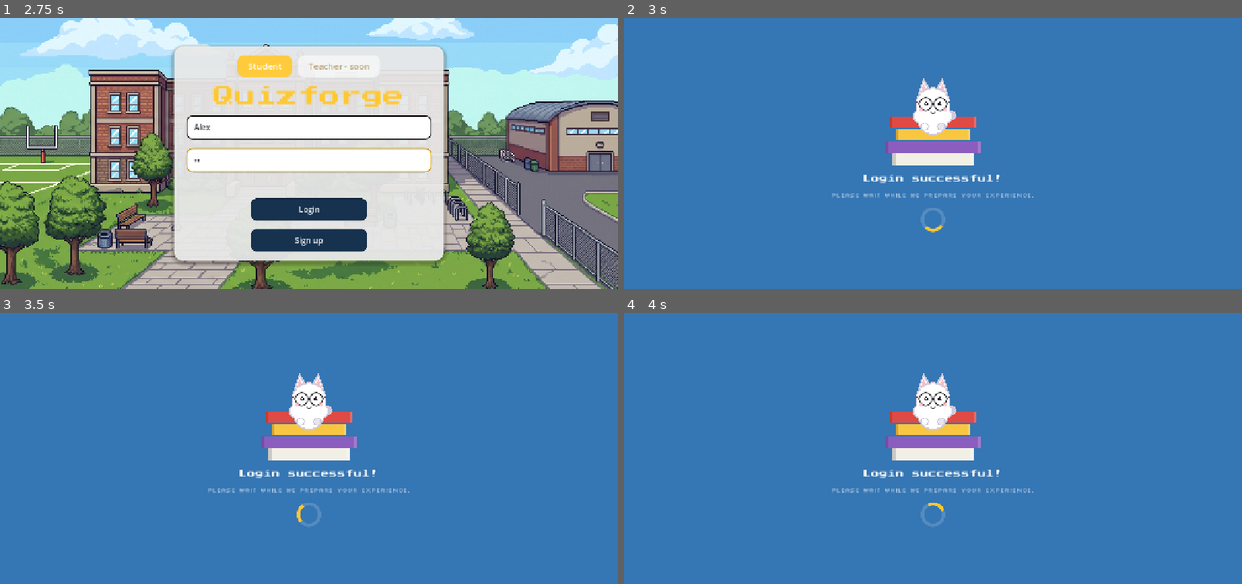
Above: before the commit, frames 1-4 (two rows, left to right).
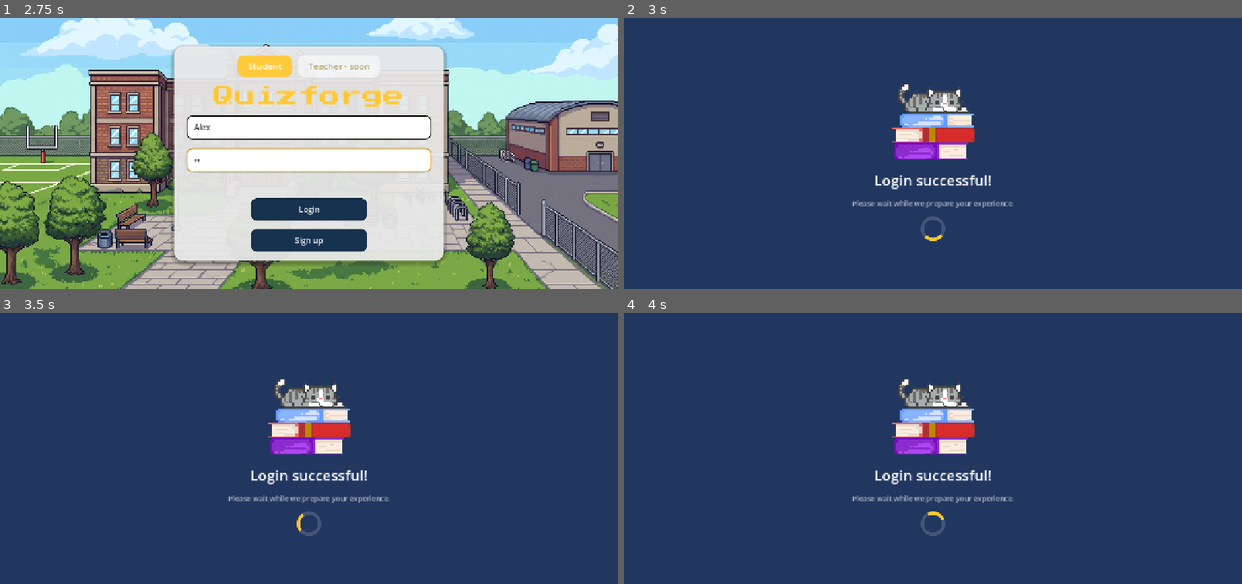
Above: after the commit, the same moments.

Repository: jekooo25/quizforge
Game: Godot game, scene res://scenes/main.tscn
Same seed, same stepped clock (60 frames per second), same inputs: the game is played once before the commit and once after it.
Inputs (mouse positions are in pixels of both pictures, inside the frame that each line leads up to):
- Up to frame 1 (2.75 s): tap Enter at 0.5 s; click (309, 153) at 0.67 s; click (309, 126) at 1.27 s; type "Alex" at 1.35 s; click (309, 158) at 1.5 s; type "12" at 1.58 s; click "Student" at 2 s
- Up to frame 2 (3 s): click "Login" at 2.75 s
- Up to frame 3 (3.5 s): no input
- Up to frame 4 (4 s): move the mouse to (809, 462) at 3.52 s; click (809, 462) at 3.67 s

Frame 1 is identical in both runs. In frame 2, 100% of the frame differs, in the area x 0-100%, y 0-100%; in frame 3, 100%; in frame 4, 100%.

Commit message:
Use the CatsOnBooks sprite on the loading screen

Diff:
--- a/scripts/screens/loading_screen.gd
+++ b/scripts/screens/loading_screen.gd
@@ -1,32 +1,11 @@
 extends Control
 ## The branded wait screen shown after login / sign up.
 
-const Cat := preload("res://scripts/ui/cat_mascot.gd")
+const SPRITE := preload("res://assets/sprites/cat_on_books.png")
 
-const BLUE := Color(0.208, 0.463, 0.706)
+const BLUE := Color(0.129, 0.216, 0.376)
 
 var _mode: String = "login"
-
-
-class Books extends Control:
-	func _ready() -> void:
-		mouse_filter = Control.MOUSE_FILTER_IGNORE
-
-	func _draw() -> void:
-		var w := size.x
-		var base := size.y
-		var specs := [
-			{"c": Color(0.878, 0.290, 0.267), "y": 0.0, "w": 0.86},
-			{"c": Color(0.976, 0.776, 0.259), "y": 26.0, "w": 0.74},
-			{"c": Color(0.545, 0.365, 0.749), "y": 52.0, "w": 0.94},
-			{"c": Color(0.949, 0.937, 0.898), "y": 78.0, "w": 0.80},
-		]
-		for s in specs:
-			var bw: float = w * float(s["w"])
-			var r := Rect2((w - bw) * 0.5, base - 104.0 + float(s["y"]), bw, 24.0)
-			draw_rect(r, s["c"])
-			draw_rect(Rect2(r.position.x, r.position.y, 7.0, r.size.y), Color(0, 0, 0, 0.16))
-			draw_rect(Rect2(r.position.x + r.size.x - 7.0, r.position.y, 7.0, r.size.y), Color(1, 1, 1, 0.18))
 
 
 class Spinner extends Control:
@@ -67,31 +46,22 @@
 	box.alignment = BoxContainer.ALIGNMENT_CENTER
 	center.add_child(box)
 
-	var stack := Control.new()
-	stack.custom_minimum_size = Vector2(210, 190)
-	stack.size_flags_horizontal = Control.SIZE_SHRINK_CENTER
-	box.add_child(stack)
+	var art := TextureRect.new()
+	art.texture = SPRITE
+	art.expand_mode = TextureRect.EXPAND_IGNORE_SIZE
+	art.stretch_mode = TextureRect.STRETCH_KEEP_ASPECT_CENTERED
+	art.texture_filter = CanvasItem.TEXTURE_FILTER_NEAREST
+	art.custom_minimum_size = Vector2(200, 200)
+	art.size_flags_horizontal = Control.SIZE_SHRINK_CENTER
+	box.add_child(art)
 
-	var books := Books.new()
-	stack.add_child(books)
-	books.set_anchors_and_offsets_preset(Control.PRESET_FULL_RECT)
-
-	var cat: Control = Cat.new()
-	cat.anchor_left = 0.0
-	cat.anchor_right = 1.0
-	cat.anchor_top = 0.0
-	cat.anchor_bottom = 0.0
-	cat.offset_left = 24.0
-	cat.offset_right = -24.0
-	cat.offset_top = 0.0
-	cat.offset_bottom = 132.0
-	stack.add_child(cat)
-
-	var heading := UITheme.pixel("Sign up complete!" if _mode == "signup" else "Login successful!", 17, Color.WHITE)
+	var heading := UITheme.sans("Sign up complete!" if _mode == "signup" else "Login successful!",
+		30, Color.WHITE)
 	heading.horizontal_alignment = HORIZONTAL_ALIGNMENT_CENTER
 	box.add_child(heading)
 
-	var sub := UITheme.small("Please wait while we prepare your experience.", 14, Color(1, 1, 1, 0.62))
+	var sub := UITheme.sans("Please wait while we prepare your experience.",
+		15, Color(1, 1, 1, 0.62))
 	sub.horizontal_alignment = HORIZONTAL_ALIGNMENT_CENTER
 	box.add_child(sub)
 
Binary file added: assets/sprites/cat_on_books.png
Not shown, added: assets/sprites/cat_on_books.png.import
